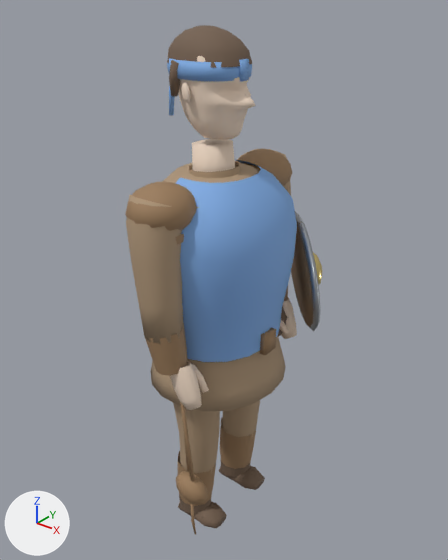
One commit to the Blender file assets/blender/slinger.blend: the scene before it, then after it.
Rendered twice from a 50 mm lens placed at (0.763, -0.928, 1.167), pointed at (-0.016, 0.046, 0.563). Arrows for +X, +Y and +Z are at lower left; the lights stay in place. The picture after the commit comes second.

In view in the first picture: 'Arm_L', 'Arm_R', 'Belt', 'Bracer_R', 'Hair', 'Head', 'Headband', 'Leg_L', 'Leg_R', 'Neck', 'Pauldron_R', 'Shield', 'Torso', 'Vest_Team' and 13 more.
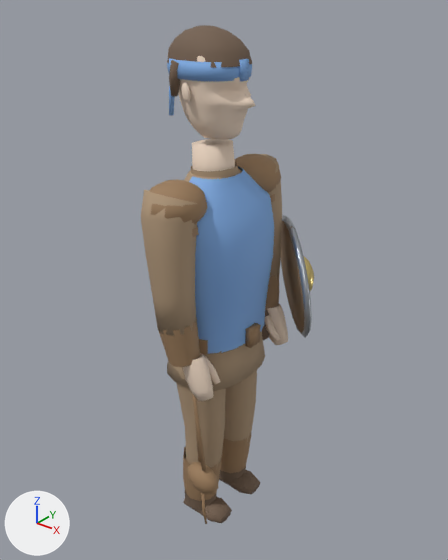
The change, as a diff of the scene's bpy script:
```diff
--- a/assets/blender/slinger.blend.py
+++ b/assets/blender/slinger.blend.py
@@ me_torso_mesh @@
 # used by ob_torso; location = (0.0, 0.0, 0.0)
-me_torso_mesh.from_pydata(...)  # 180 vertices, 164 faces; spans x -0.143..0.153, y -0.168..0.168, z 0.36..0.825
+me_torso_mesh.from_pydata(...)  # 162 vertices, 146 faces; spans x -0.095..0.098, y -0.12..0.12, z 0.38..0.825
+# me_torso_mesh part 1: 180 vertices removed from x -0.143..0.153, y -0.168..0.168, z 0.36..0.825; 162 vertices added at x -0.095..0.098, y -0.12..0.12, z 0.38..0.825
 me_torso_mesh.materials.append(mat_clothbrown)
@@ me_vest_team_mesh @@
 # used by ob_vest_team; parent = ob_torso; location = (0.0, 0.0, 0.0)
-me_vest_team_mesh.from_pydata(...)  # 88 vertices, 70 faces; spans x -0.021..0.156, y -0.174..0.174, z 0.47..0.828
+me_vest_team_mesh.from_pydata(...)  # 88 vertices, 70 faces; spans x -0.016..0.107, y -0.124..0.124, z 0.47..0.825
+# me_vest_team_mesh part 2: 88 of 88 vertices moved; they spanned x -0.021..0.156, y -0.174..0.174, z 0.47..0.828 and now span x -0.016..0.107, y -0.124..0.124, z 0.47..0.825; mean shift (-0.022, 0.0, -0.001)
 me_vest_team_mesh.materials.append(mat_teamcolor)
@@ me_belt_mesh @@
 # used by ob_belt; parent = ob_torso; location = (0.0, 0.0, 0.0)
-me_belt_mesh.from_pydata(...)  # 44 vertices, 24 faces; spans x -0.128..0.146, y -0.14..0.14, z 0.462..0.508
+me_belt_mesh.from_pydata(...)  # 44 vertices, 24 faces; spans x -0.087..0.107, y -0.109..0.109, z 0.464..0.506
+# me_belt_mesh part 3: the loose piece of 8 vertices spanning x 0.132..0.146, y -0.019..0.019, z 0.462..0.508 is scaled about its middle by (1, 0.895, 0.913), then moved by (-0.039, 0.0, 0.0)
+# me_belt_mesh part 4: 36 of 44 vertices moved; they spanned x -0.128..0.132, y -0.14..0.14, z 0.468..0.502 and now span x -0.087..0.093, y -0.109..0.109, z 0.468..0.502; mean shift (0.001, 0.0, 0.0); largest move (-0.128, 0.0, 0.468) -> (-0.087, 0.0, 0.468)
 me_belt_mesh.materials.append(mat_leather)
@@ me_pauldron_r_mesh @@
 # used by ob_pauldron_r; parent = ob_arm_r; location = (0.0, 0.0, 0.0)
-me_pauldron_r_mesh.from_pydata(...)  # 106 vertices, 106 faces; spans x -0.062..0.066, y -0.052..0.088, z -0.026..0.072
+me_pauldron_r_mesh.from_pydata(...)  # 106 vertices, 106 faces; spans x -0.058..0.062, y -0.048..0.08, z -0.026..0.068
+# me_pauldron_r_mesh part 5: a new loose piece, a UV sphere (12 segments, 8 rings, poles along z) spanning x -0.058..0.062, y -0.048..0.08, z -0.024..0.068, in mat_leather (brown #9e7e5d)
+# me_pauldron_r_mesh part 6: the loose piece of 20 vertices spanning x -0.0435..0.0555, y -0.0342..0.0542, z -0.026..-0.01 is scaled about its middle by (0.962, 0.962, 1), then moved by (0.0, -0.002, 0.0)
+# me_pauldron_r_mesh part 7: the loose piece of 86 vertices spanning x -0.062..0.066, y -0.052..0.088, z -0.024..0.072 is deleted
 me_pauldron_r_mesh.materials.append(mat_leather)
@@ ob_arm_l @@
 ob_arm_l.parent = ob_torso
-ob_arm_l.location = (0.0, 0.175, 0.765)
+ob_arm_l.location = (0.0, 0.138, 0.765)
@@ ob_arm_r @@
 ob_arm_r.parent = ob_torso
-ob_arm_r.location = (0.0, -0.175, 0.765)
+ob_arm_r.location = (0.0, -0.138, 0.765)
@@ ob_leg_l @@
 ob_leg_l.parent = ob_torso
-ob_leg_l.location = (0.0, 0.08, 0.4)
+ob_leg_l.location = (0.0, 0.06, 0.4)
@@ ob_leg_r @@
 ob_leg_r.parent = ob_torso
-ob_leg_r.location = (0.0, -0.08, 0.4)
+ob_leg_r.location = (0.0, -0.06, 0.4)
```

Location of each change, [x1, y1, x2, y2] in pixels of the pictures (448 x 560 px; the box of a moved part takes in the faces that stretch with it):
'Vest_Team', reshaped (30% narrower, 7% shorter): before [176, 159, 297, 362]; after [189, 166, 274, 354]
'Arm_R', moved: before [126, 195, 184, 344]; after [141, 190, 197, 336]
'Torso', reshaped (mostly hidden afterwards): before [150, 163, 286, 412]; after [167, 169, 265, 391]
'Leg_R', moved: before [173, 403, 220, 474]; after [174, 360, 226, 467]
'Pauldron_R', reshaped, moved: before [126, 181, 197, 245]; after [149, 179, 207, 237]
'Shield', moved: before [291, 222, 313, 327]; after [280, 221, 304, 334]
'Weapon', moved: before [176, 402, 208, 534]; after [187, 393, 219, 524]
'Leg_L', moved: before [222, 400, 260, 437]; after [224, 370, 257, 442]
'Bracer_R', moved: before [145, 323, 188, 376]; after [157, 317, 200, 367]
'Shield_Rim', moved: before [291, 212, 321, 331]; after [280, 215, 312, 338]
'Hand_R', moved: before [170, 361, 209, 410]; after [183, 353, 220, 401]
'Pauldron_L', moved: before [235, 149, 292, 190]; after [235, 154, 281, 202]
'Greave_L', moved: before [220, 417, 256, 469]; after [220, 435, 251, 473]
'Boot_R', moved: before [178, 495, 227, 528]; after [183, 492, 232, 523]
'Hand_L', moved: before [279, 298, 297, 339]; after [265, 304, 288, 345]
'Boot_L', moved: before [219, 460, 265, 490]; after [219, 467, 260, 494]
'Arm_L', moved (mostly hidden before): before [277, 151, 291, 196]; after [261, 154, 282, 282]
'Greave_R', moved: before [178, 451, 216, 506]; after [183, 447, 221, 501]
'Belt', reshaped (26% narrower, 14% shorter): before [188, 327, 276, 363]; after [199, 323, 264, 354]
'Bracer_L', moved (mostly hidden before): before [284, 286, 288, 301]; after [265, 273, 279, 311]
'Shield_Boss', moved (mostly hidden): before [313, 252, 323, 284]; after [303, 256, 314, 291]
part 3 of me_belt_mesh, moved or reshaped: before [260, 327, 276, 355]; after [245, 323, 261, 348]
part 4 of me_belt_mesh, moved or reshaped (mostly hidden): before [188, 357, 245, 363]; after [199, 326, 264, 354]
part 5 of me_pauldron_r_mesh, added (brown): after [149, 179, 207, 224]
part 6 of me_pauldron_r_mesh, moved or reshaped (mostly hidden): before [175, 234, 184, 245]; after [192, 227, 198, 237]
part 7 of me_pauldron_r_mesh, deleted (brown): before [126, 181, 197, 231]
